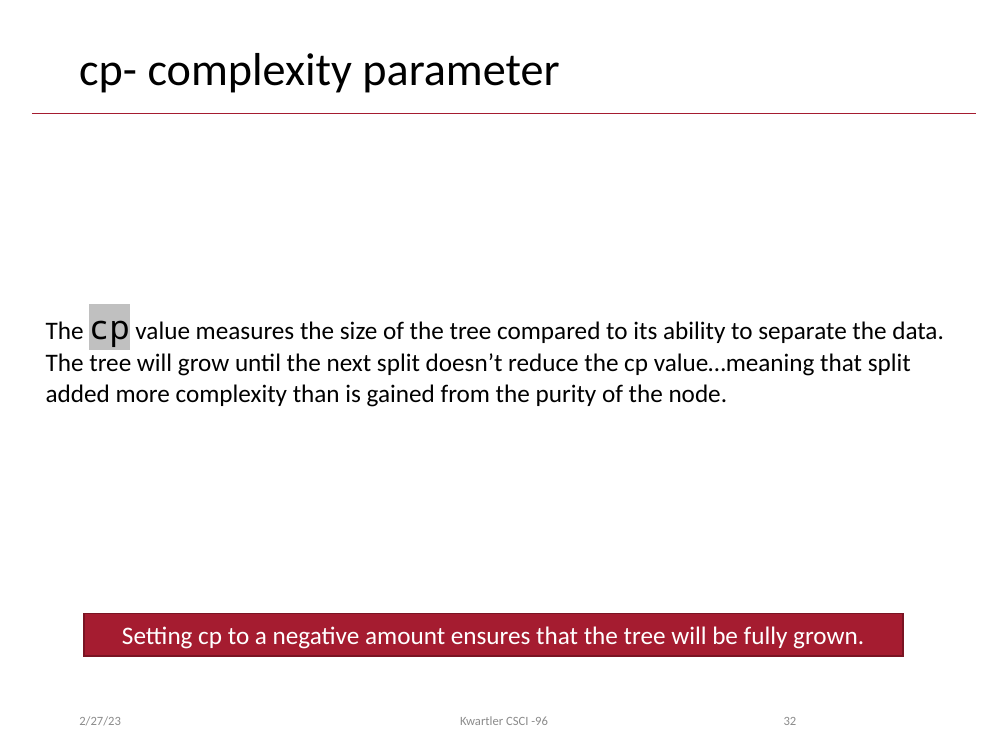
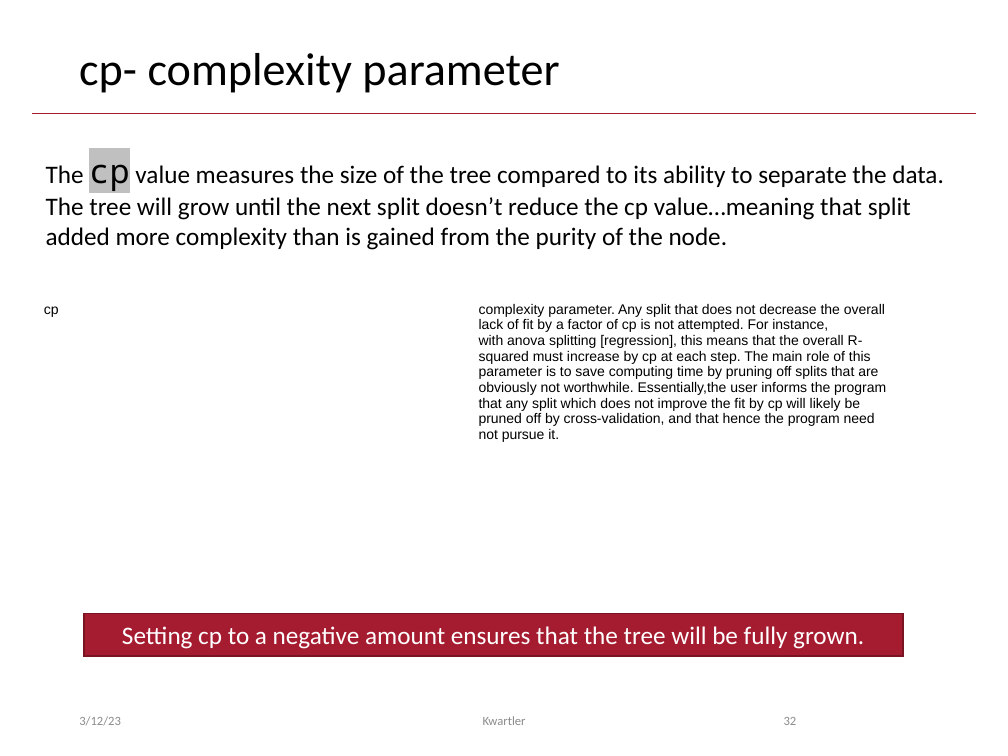
Before and after one commit to kwartler/Hult_Visualizing-Analyzing-Data-with-R, a slide deck: slide 32 of DD1/F_Mar13/A_Decision Trees.pptx. Drawn at 1008x756 pixels with LibreOffice and Linux fonts; fonts in the diff are those of the drawing. Boxes give left, top, right and bottom in pixels: in the first picture for what was removed or moved away, otherwise in the second. Text is boxed around its words. In the diff, an @@ line names an element or a change of style, - is before the commit and + after.

```diff
--- a/DD1/F_Mar13/A_Decision Trees.pptx
+++ b/DD1/F_Mar13/A_Decision Trees.pptx
@@ text "The cp value measures the ...": place and size @@
-text "The cp value measures the ..." at [46,320,944,407]
+text "The cp value measures the ..." at [46,164,944,250]
@@ table added at [34,296,903,446], 1 rows, 2 columns @@
+cp | complexity parameter. Any split that does not decrease the overall lack of fit by a factor of cp is not attempted. For instance, with anova splitting [regression], this means that the overall R-squared must increase by cp at each step. The main role of this parameter is to save computing time by pruning off splits that are obviously not worthwhile. Essentially,the user informs the program that any split which does not improve the fit by cp will likely be pruned off by cross-validation, and that hence the program need not pursue it.
@@ text at [79,716,121,726]: text changed @@
-2/27/23
+3/12/23
@@ text at [483,716,526,725]: text changed @@
-Kwartler CSCI -96
+Kwartler
```
Also in this commit, not shown: 33 other slides changed, 2 slides added.
